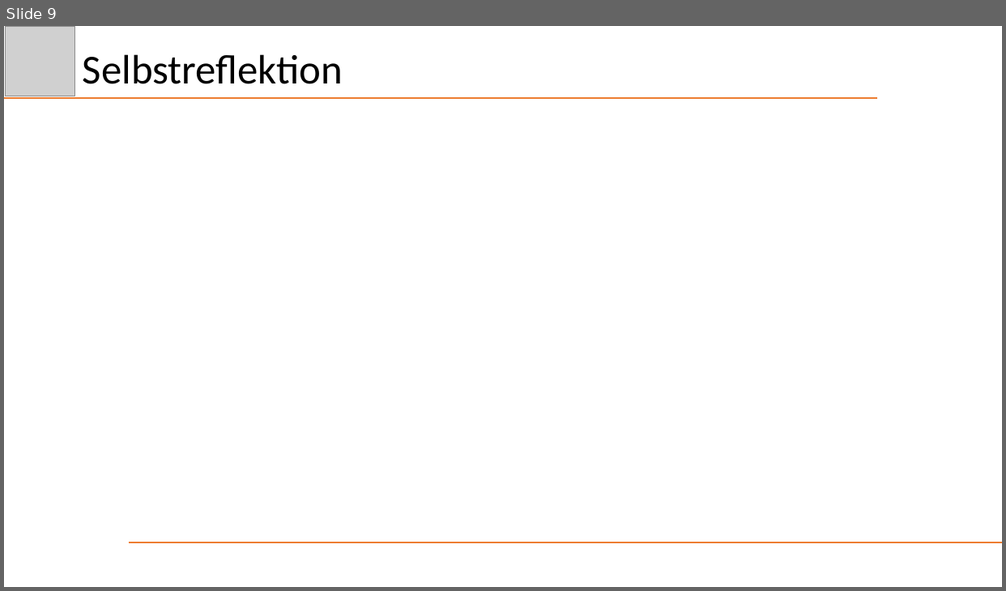
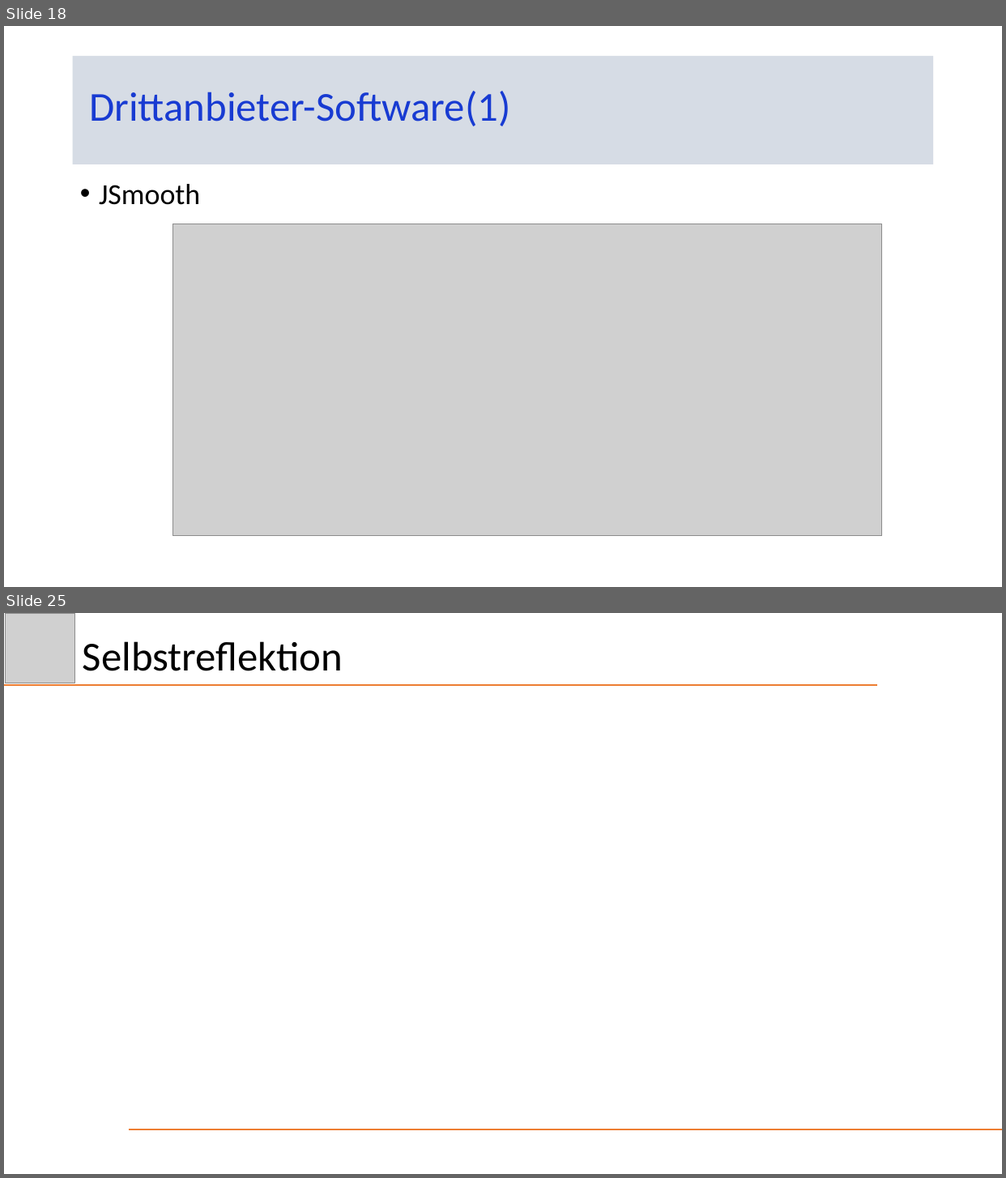
Before and after one commit to Schnitzel128/sejava, a slide deck: Präsentation/DezHex.pptx. Shown one above the other, each under a label of ours: slide 9 before the commit, slides 18 and 25 after it; the slides between them are not shown. The pictures are 1006x591 and 1006x1178 pixels, drawn with LibreOffice and Linux fonts; fonts in the diff are those of the drawing; grey boxes stand for pictures. Boxes give left, top, right and bottom in pixels: in the first picture for what was removed or moved away, otherwise in the second. Text is boxed around its words. In the diff, an @@ line names an element or a change of style, - is before the commit and + after.

```diff
--- a/Präsentation/DezHex.pptx
+++ b/Präsentation/DezHex.pptx
@@ slide 18 added at bbox=[4, 26, 1002, 587], background #FFFFFF @@
@@ title added at bbox=[73, 56, 934, 165], fill #D6DCE5, 39.6 pt, text #183BD2 @@
+Drittanbieter-Software(1)
@@ text added at bbox=[99, 184, 200, 205], 28 pt, text #000000 @@
+• JSmooth
@@ picture added at bbox=[173, 224, 882, 536] @@
@@ what was slide 9 is now slide 25 @@
```
Also in this commit, not shown: 4 slides changed, 16 other slides added, 1 slide removed, 3 other files.
